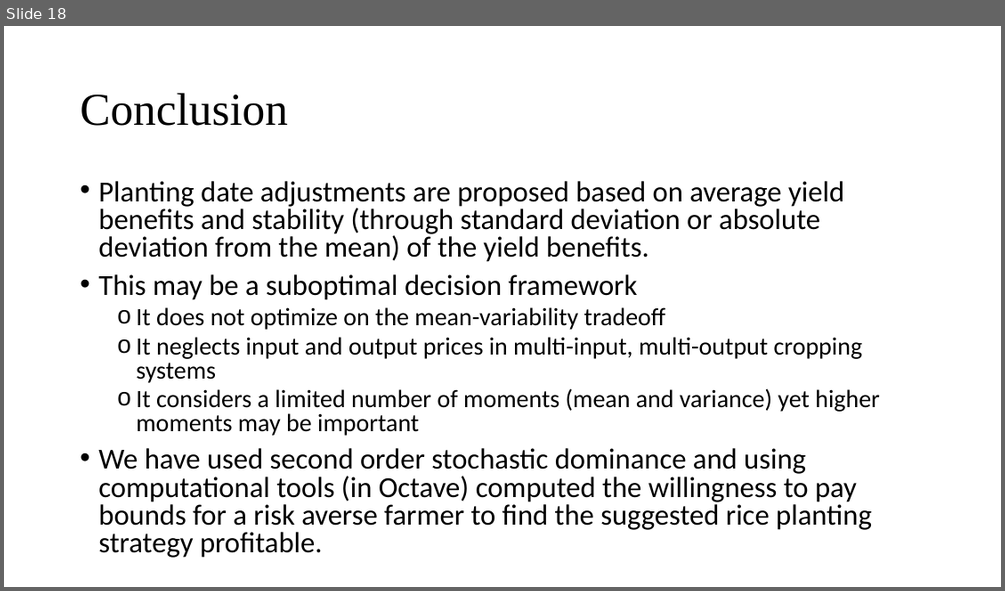
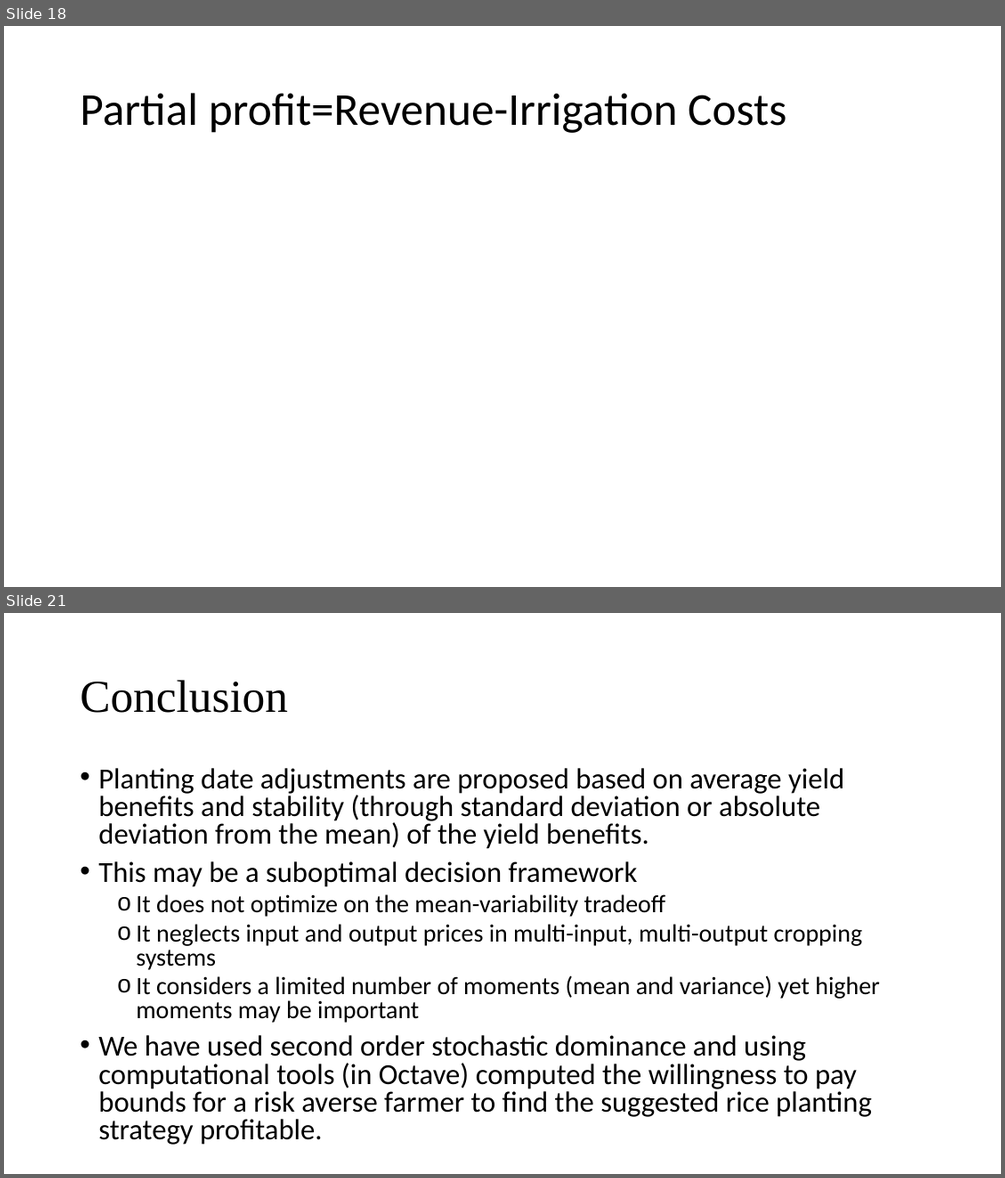
Before and after one commit to AntonUrfels/econ-sims-bihar, a slide deck: Planting date strategies under risk considerations_IGP_v2.pptx. Shown one above the other, each under a label of ours: slide 18 before the commit, slides 18 and 21 after it; the slides between them are not shown. The pictures are 1005x591 and 1005x1178 pixels, drawn with LibreOffice and Linux fonts; fonts in the diff are those of the drawing. Boxes give left, top, right and bottom in pixels: in the first picture for what was removed or moved away, otherwise in the second. Text is boxed around its words. In the diff, an @@ line names an element or a change of style, - is before the commit and + after.

```diff
--- a/Planting date strategies under risk considerations_IGP_v2.pptx
+++ b/Planting date strategies under risk considerations_IGP_v2.pptx
@@ slide 18 added at <box>4,26,1001,587</box>, background #FFFFFF @@
@@ title added at <box>80,93,786,133</box>, 44 pt, text #000000 @@
+Partial profit=Revenue-Irrigation Costs
@@ what was slide 18 is now slide 21 @@
```
Also in this commit, not shown: 2 slides changed, 2 other slides added, 41 other files.
